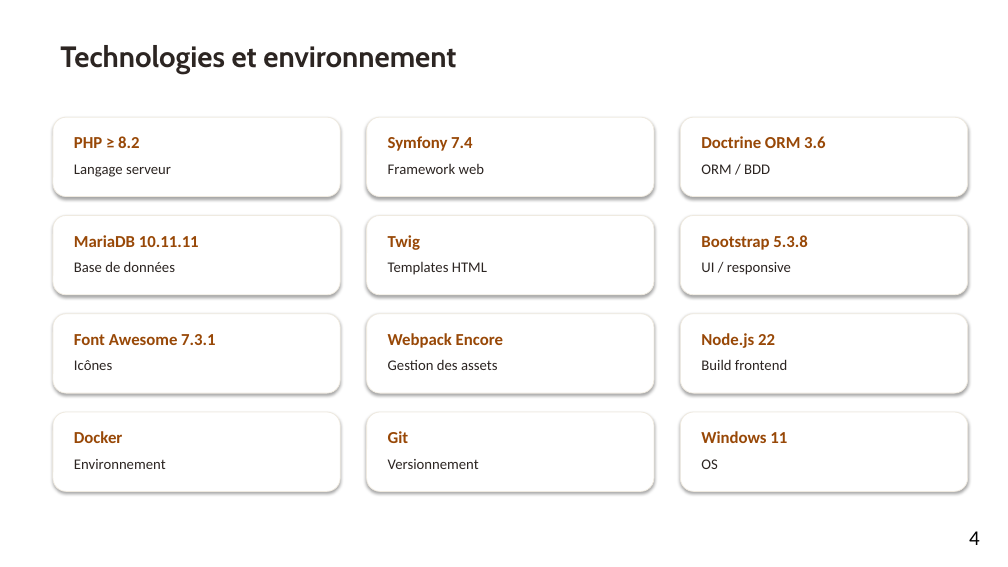
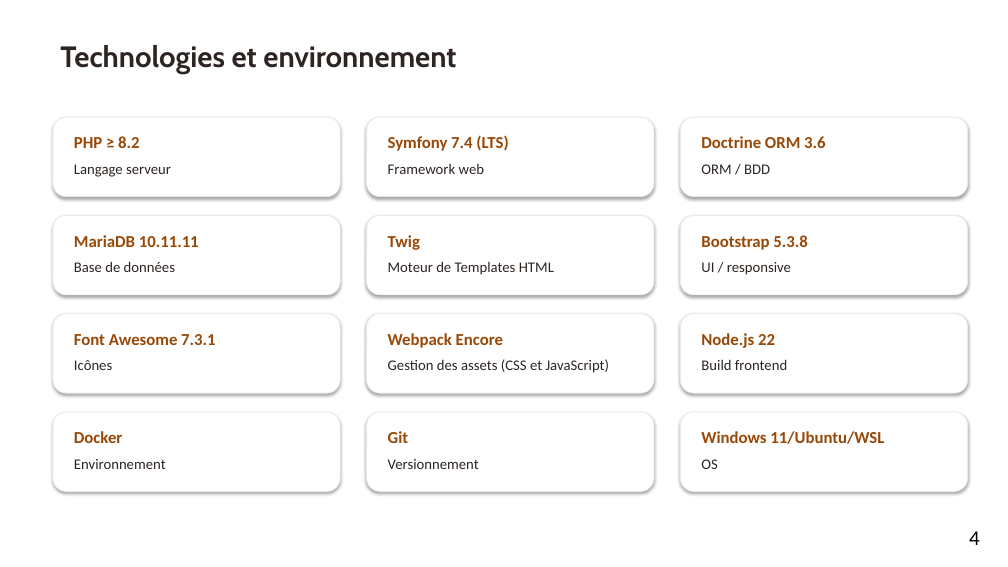
Before and after one commit to aureopires/projet_broderie, a slide deck: slide 4 of output/Aureo_Ruffier_Presentation_Projet.pptx. Drawn at 1008x567 pixels with LibreOffice and Linux fonts; fonts in the diff are those of the drawing; background and template pictures are left out. Boxes give left, top, right and bottom in pixels: in the first picture for what was removed or moved away, otherwise in the second. Text is boxed around its words. In the diff, an @@ line names an element or a change of style, - is before the commit and + after.

```diff
--- a/output/Aureo_Ruffier_Presentation_Projet.pptx
+++ b/output/Aureo_Ruffier_Presentation_Projet.pptx
@@ text at (x1=388, y1=135, x2=508, y2=151): text changed @@
-Symfony 7.4
+Symfony 7.4 (LTS)
@@ text at (x1=388, y1=261, x2=554, y2=275): text changed @@
-Templates HTML
+Moteur de Templates HTML
@@ text at (x1=388, y1=359, x2=610, y2=373): text changed @@
-Gestion des assets
+Gestion des assets (CSS et JavaScript)
@@ text at (x1=701, y1=431, x2=884, y2=444): text changed @@
-Windows 11
+Windows 11/Ubuntu/WSL
```
Also in this commit, not shown: 12 other slides changed, 12 slides added, 8 slides removed, 4 other files.
